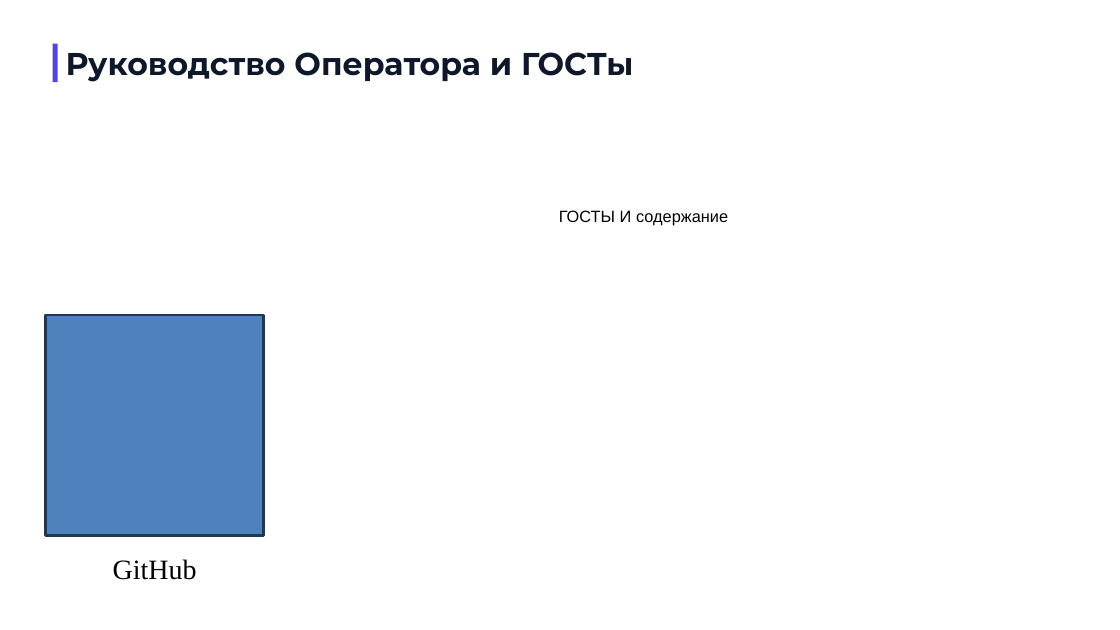
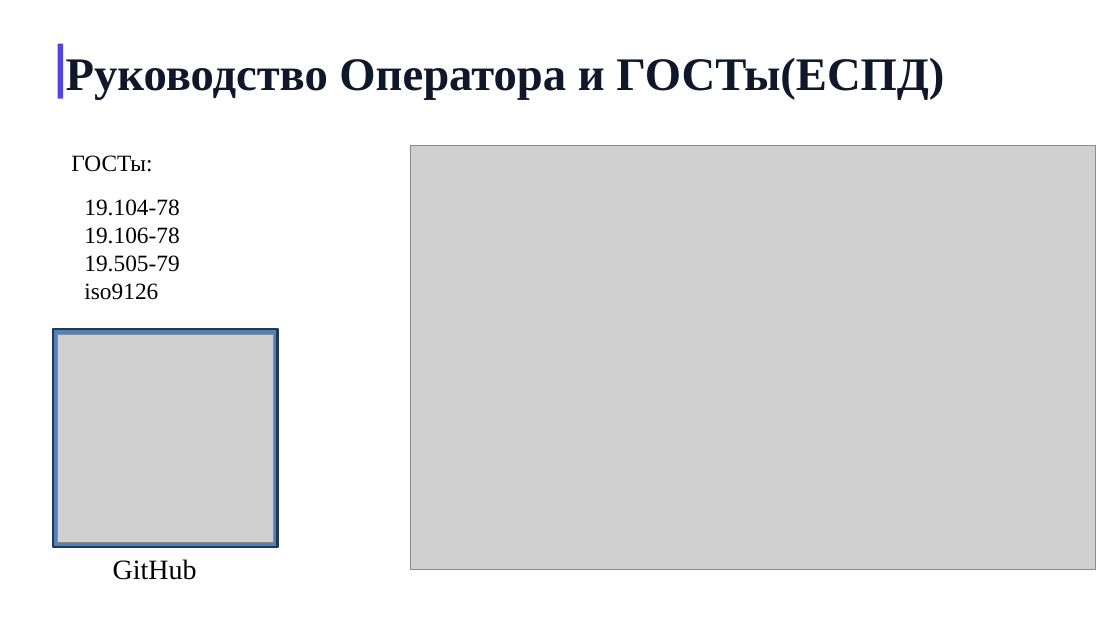
Before and after one commit to KOngfrost/BankBankBank, a slide deck: slide 9 of GosBank.pptx. Drawn at 1120x630 pixels with LibreOffice and Linux fonts; fonts in the diff are those of the drawing; grey boxes stand for pictures; background and template pictures are left out. Boxes give left, top, right and bottom in pixels: in the first picture for what was removed or moved away, otherwise in the second. Text is boxed around its words. In the diff, an @@ line names an element or a change of style, - is before the commit and + after.

```diff
--- a/GosBank.pptx
+++ b/GosBank.pptx
@@ rectangle: place and size @@
-rectangle at <box>52,44,57,82</box>
+rectangle at <box>58,44,64,98</box>
@@ text at <box>66,58,944,100</box>: text changed; size 27 to 40 pt; font Montserrat to Times New Roman @@
-Руководство Оператора и ГОСТы
+Руководство Оператора и ГОСТы(ЕСПД)
@@ picture added at <box>410,145,1096,570</box> @@
@@ text at <box>71,155,152,172</box>: text changed; size 14 to 20 pt; font Arial to Times New Roman @@
-ГОСТЫ И содержание
+ГОСТы:
@@ text added at <box>84,199,179,300</box>, 20 pt, text #000000 @@
+19.104-78
+19.106-78
+19.505-79
+iso9126
@@ rectangle: place and size @@
-rectangle at <box>45,315,264,535</box>
+rectangle at <box>53,329,277,548</box>
@@ picture added at <box>57,334,273,543</box> @@
```
Also in this commit, not shown: 11 other slides changed, 4 slides added, 4 slides removed, 4 other files.
